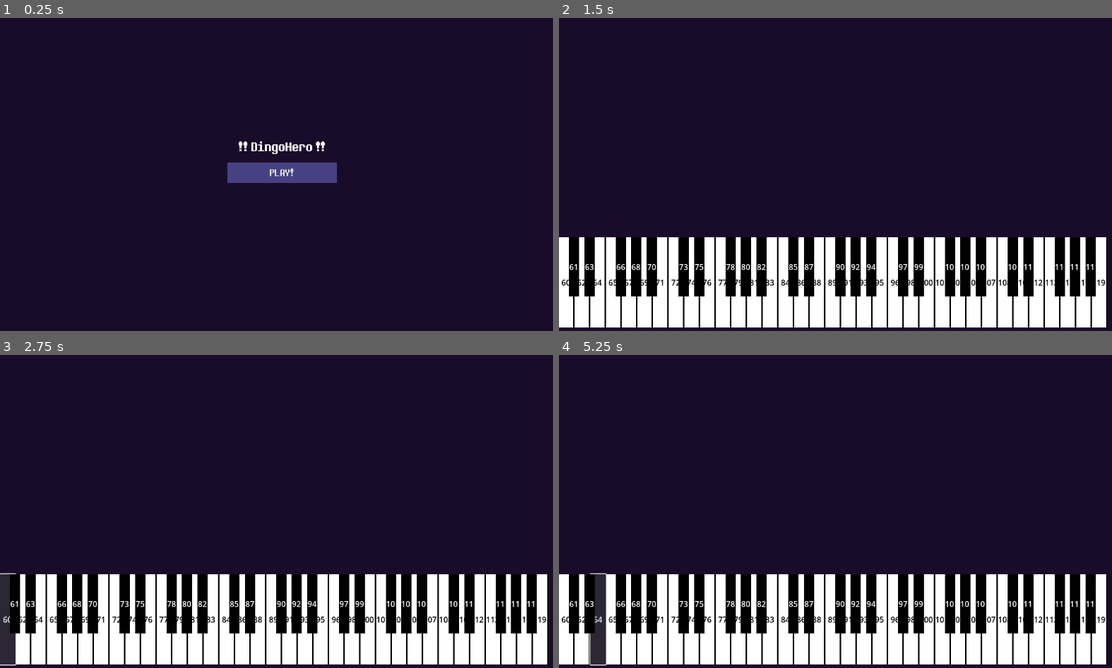
Above: before the commit, frames 1-4 (two rows, left to right).
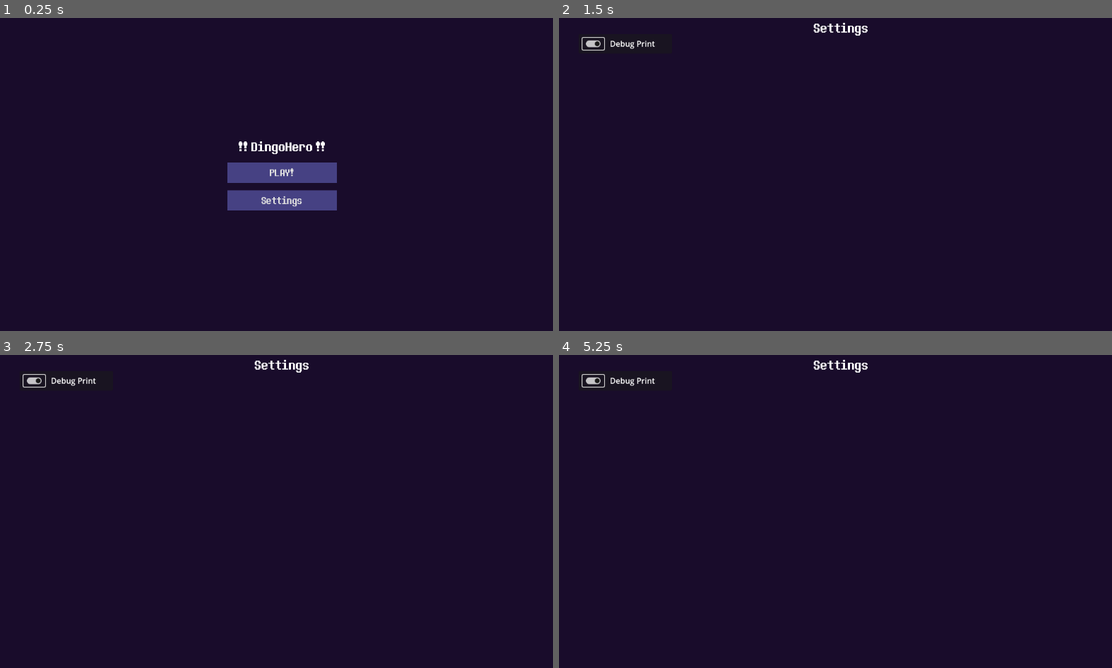
Above: after the commit, the same moments.

Repository: snoutibur/dingohero
Game: Godot game, scene res://scenes/main.tscn
Same seed, same stepped clock (60 frames per second), same inputs: the game is played once before the commit and once after it. Before the commit the project starts from res://main.tscn.
Inputs (mouse positions are in pixels of both pictures, inside the frame that each line leads up to):
- Up to frame 1 (0.25 s): no input
- Up to frame 2 (1.5 s): click "PLAY!" (after the commit: "Settings") at 0.5 s; click (592, 43) at 1.27 s
- Up to frame 3 (2.75 s): click (5, 617) at 2 s, where only the run before the commit has a clickable "60"
- Up to frame 4 (5.25 s): click (575, 602) at 2.75 s, where only the run before the commit has a clickable "61"; click (581, 617) at 3.5 s, where only the run before the commit has a clickable "62"; click (592, 602) at 4.25 s, where only the run before the commit has a clickable "63"; click (597, 617) at 5 s, where only the run before the commit has a clickable "64"

The runs differ from the first frame. In frame 1, 1.3% of the frame differs, in the area x 41-61%, y 54-62%; in frame 2, 29%; in frame 3, 29%; in frame 4, 29%, in the area x 0-100%, y 1-100%.
Error before the commit: Invalid call. Nonexistent function 'set_soundfont' in base 'Node'. (res://scripts/Game.gd:13)

Commit message:
Piano generation fixes
Ordered in octaves

Diff:
--- a/project.godot
+++ b/project.godot
@@ -11,7 +11,7 @@
 [application]
 
 config/name="DingoHero"
-run/main_scene="res://main.tscn"
+run/main_scene="res://scenes/main.tscn"
 config/features=PackedStringArray("4.4", "GL Compatibility")
 boot_splash/bg_color=Color(0, 0, 0, 1)
 config/icon="res://icon.svg"
@@ -20,6 +20,10 @@
 
 buses/default_bus_layout=""
 
+[autoload]
+
+Global="*res://scripts/Global.gd"
+
 [editor_plugins]
 
 enabled=PackedStringArray("res://addons/midi/plugin.cfg", "res://addons/midi_import/plugin.cfg")
--- a/scenes/Game.tscn
+++ b/scenes/Game.tscn
@@ -11,10 +11,24 @@
 [node name="BackingSong" type="AudioStreamPlayer2D" parent="."]
 position = Vector2(576, 320)
 stream = ExtResource("2_78awf")
+volume_db = 6.0
 max_distance = 32000.0
 attenuation = 1e-05
 max_polyphony = 12
 panning_strength = 0.0
+
+[node name="MidiPlayer" parent="." instance=ExtResource("4_78awf")]
+volume_db = -6.0
+
+[node name="Button" type="Button" parent="."]
+z_index = 3
+offset_left = 8.0
+offset_top = 8.0
+offset_right = 56.0
+offset_bottom = 48.0
+theme_type_variation = &"FlatButton"
+text = "[M]"
+clip_text = true
 
 [node name="Piano" parent="." instance=ExtResource("5_s0nni")]
 anchors_preset = 0
@@ -26,6 +40,4 @@
 grow_horizontal = 1
 grow_vertical = 1
 
-[node name="MidiPlayer" parent="." instance=ExtResource("4_78awf")]
-
 [connection signal="midi_event" from="MidiPlayer" to="." method="_on_midi_player_midi_event"]
--- a/scenes/Piano.tscn
+++ b/scenes/Piano.tscn
@@ -24,7 +24,6 @@
 script = ExtResource("1_uiv44")
 
 [node name="Octave" type="Control" parent="."]
-layout_mode = 3
 anchors_preset = 0
 offset_right = 224.0
 offset_bottom = 185.0
--- /dev/null
+++ b/scenes/Settings.tscn
@@ -0,0 +1,46 @@
+[gd_scene load_steps=2 format=3 uid="uid://c74i4lxd23qj7"]
+
+[ext_resource type="Theme" uid="uid://bawo4huylley5" path="res://assets/ui/theme.tres" id="1_rbmmp"]
+
+[node name="Settings" type="Control"]
+layout_mode = 3
+anchors_preset = 15
+anchor_right = 1.0
+anchor_bottom = 1.0
+grow_horizontal = 2
+grow_vertical = 2
+
+[node name="Title" type="Label" parent="."]
+clip_contents = true
+layout_mode = 1
+anchors_preset = 10
+anchor_right = 1.0
+offset_bottom = 56.0
+grow_horizontal = 2
+theme = ExtResource("1_rbmmp")
+theme_override_font_sizes/font_size = 32
+text = "Settings"
+horizontal_alignment = 1
+vertical_alignment = 1
+
+[node name="DebugPrint" type="Panel" parent="."]
+layout_mode = 0
+offset_left = 40.0
+offset_top = 40.0
+offset_right = 231.0
+offset_bottom = 80.0
+
+[node name="DebugPrintLbl" type="Label" parent="DebugPrint"]
+layout_mode = 0
+offset_left = 64.0
+offset_top = 8.0
+offset_right = 156.0
+offset_bottom = 31.0
+text = "Debug Print"
+
+[node name="DebugPrintToggle" type="CheckButton" parent="DebugPrint"]
+layout_mode = 0
+offset_left = 8.0
+offset_top = 8.0
+offset_right = 52.0
+offset_bottom = 32.0
--- a/main.tscn
+++ b/scenes/main.tscn
@@ -1,17 +1,24 @@
-[gd_scene load_steps=4 format=3 uid="uid://cbfsx4swcrilm"]
+[gd_scene load_steps=5 format=3 uid="uid://cbfsx4swcrilm"]
 
-[ext_resource type="Script" uid="uid://dj0iv2rvadbpk" path="res://Main.gd" id="1_0xm2m"]
-[ext_resource type="Theme" uid="uid://bawo4huylley5" path="res://assets/ui/theme.tres" id="1_ig7tw"]
+[ext_resource type="Script" uid="uid://dj0iv2rvadbpk" path="res://scripts/Main.gd" id="1_0wfyh"]
+[ext_resource type="Theme" uid="uid://bawo4huylley5" path="res://assets/ui/theme.tres" id="2_sugp2"]
 
 [sub_resource type="GDScript" id="GDScript_ig7tw"]
 script/source = "extends Button
-
-
 
 func _on_pressed() -> void:
 	get_tree().change_scene_to_file(\"res://scenes/Game.tscn\")
 "
 metadata/_edit_lock_ = true
+
+[sub_resource type="GDScript" id="GDScript_0wfyh"]
+resource_name = "Settings"
+script/source = "extends Button
+
+
+func _on_pressed() -> void:
+		get_tree().change_scene_to_file(\"res://scenes/Settings.tscn\")
+"
 
 [node name="Node2D" type="Control"]
 layout_mode = 3
@@ -20,7 +27,7 @@
 anchor_bottom = 1.0
 grow_horizontal = 2
 grow_vertical = 2
-script = ExtResource("1_0xm2m")
+script = ExtResource("1_0wfyh")
 metadata/_edit_lock_ = true
 
 [node name="Label" type="Label" parent="."]
@@ -54,8 +61,19 @@
 offset_bottom = 21.0
 grow_horizontal = 2
 grow_vertical = 2
-theme = ExtResource("1_ig7tw")
+theme = ExtResource("2_sugp2")
 text = "PLAY!"
 script = SubResource("GDScript_ig7tw")
 
+[node name="Button" type="Button" parent="."]
+layout_mode = 0
+offset_left = 464.0
+offset_top = 360.0
+offset_right = 688.0
+offset_bottom = 401.0
+theme = ExtResource("2_sugp2")
+text = "Settings"
+script = SubResource("GDScript_0wfyh")
+
 [connection signal="pressed" from="Play" to="Play" method="_on_pressed"]
+[connection signal="pressed" from="Button" to="Button" method="_on_pressed"]
--- a/scenes/note.tscn
+++ b/scenes/note.tscn
@@ -1,3 +1,7 @@
 [gd_scene format=3 uid="uid://bfu0cgklatobf"]
 
 [node name="Note" type="Node2D"]
+
+[node name="ColorRect" type="ColorRect" parent="."]
+offset_right = 24.0
+offset_bottom = 112.0
--- a/scripts/Game.gd
+++ b/scripts/Game.gd
@@ -1,7 +1,4 @@
 extends Node2D
-
-const Utility = preload( "res://addons/midi/Utility.gd" )
-const SMF = preload( "res://addons/midi/SMF.gd" )
 
 # Audio player for the backing track, responsible for playing the song
 @onready var audio_player = $BackingSong
@@ -19,47 +16,52 @@
 
 	spawnNote(60)
 
-# Calculates where the note should be
-func noteXpos(note:int) -> float:
-	var key_width = 20
-	var startX = 100
-	return startX + (note-21) * key_width
-
-# Spawns in notes
-func spawnNote(note:int) -> void:
-	var noteSprite = Sprite2D.new() # better to spawn instances of a note scene.
-	noteSprite.texture = preload("res://assets/uFurry.png")
-	noteSprite.position = Vector2(noteXpos(note), 0)
-	add_child(noteSprite)
-	# make notesprite fall
-
-
-func _on_midi_player_midi_event( channel, event ):
-	# channel is same as $GodotMidiPlayer.channel_status[track_id]
-	# event is event parameter. see SMF.gd and MidiPlayer.gd
-	# 	-> more information at "MIDIEvent" at https://bitbucket.org/arlez80/godot-midi-player/wiki/struct/SMF
+# MIDI EVENT!
+func _on_midi_player_midi_event(channel, event):
+	# Spawn notes
+	match event.type:
+		SMF.MIDIEventType.note_on:
+			print(event.note)
 
 	# Output event data to stdout
-	var event_string = ""
-	match event.type:
-		SMF.MIDIEventType.note_off:
-			event_string = "NoteOff %d" % event.note
-		SMF.MIDIEventType.note_on:
-			event_string = "NoteOn note[%d] velocity[%d]" % [ event.note, event.velocity ]
-		SMF.MIDIEventType.polyphonic_key_pressure:
-			event_string = "PolyphonicKeyPressure note[%d] value[%d]" % [ event.note, event.value ]
-		SMF.MIDIEventType.control_change:
-			event_string = "ControlChange number[%d] value[%d]" % [ event.number, event.value ]
-		SMF.MIDIEventType.program_change:
-			event_string = "ProgramChange #%d" % event.number
-		SMF.MIDIEventType.pitch_bend:
-			event_string = "PitchBend %d -> %f" % [ event.value, ( event.value / 8192.0 ) - 1.0 ]
-		SMF.MIDIEventType.channel_pressure:
-			event_string = "ChannelPressure %d" % event.value
-		SMF.MIDIEventType.system_event:
-			event_string = "SystemEvent %d" % event.args.type
+	if(Global.debug_print):
+		var event_string = ""
+		match event.type:
+			SMF.MIDIEventType.note_off:
+				event_string = "NoteOff %d" % event.note
+			SMF.MIDIEventType.note_on:
+				event_string = "NoteOn note[%d] velocity[%d]" % [ event.note, event.velocity ]
+			SMF.MIDIEventType.polyphonic_key_pressure:
+				event_string = "PolyphonicKeyPressure note[%d] value[%d]" % [ event.note, event.value ]
+			SMF.MIDIEventType.control_change:
+				event_string = "ControlChange number[%d] value[%d]" % [ event.number, event.value ]
+			SMF.MIDIEventType.program_change:
+				event_string = "ProgramChange #%d" % event.number
+			SMF.MIDIEventType.pitch_bend:
+				event_string = "PitchBend %d -> %f" % [ event.value, ( event.value / 8192.0 ) - 1.0 ]
+			SMF.MIDIEventType.channel_pressure:
+				event_string = "ChannelPressure %d" % event.value
+			SMF.MIDIEventType.system_event:
+				event_string = "SystemEvent %d" % event.args.type
 
-	print( channel, event, "channel:%d event-type:%s" % [
-	channel.number,
-	event_string,
-	])
+		print( channel, event, "channel:%d event-type:%s" % [
+		channel.number,
+		event_string,
+		])
+
+## SPAWNING NOTES ##
+func spawnNote(note:int) -> void:
+	# Load the note scene
+	var note_scene = preload("res://scenes/note.tscn")
+	var note_instance = note_scene.instantiate()
+
+	# Find the key
+	var target_key_path:String = "Piano/Oct" + str(Global.octaveOf(note)) + "/Key" + str(note)
+	var key: Node = get_node(target_key_path)
+
+	# Put the note where it's supposed to go
+	if key:
+		note_instance.position.x = 90
+		note_instance.position.y = 90
+	else:
+		push_error("Failed to get key.")
--- /dev/null
+++ b/scripts/Global.gd
@@ -0,0 +1,8 @@
+extends Node
+
+var debug_print : bool = false
+
+func octaveOf(midiNote:int) -> int:
+	midiNote-=12
+	midiNote/=12
+	return midiNote
--- a/scripts/Piano.gd
+++ b/scripts/Piano.gd
@@ -1,15 +1,15 @@
 extends Control
 
+var curNote:int = 36
 @onready var octave_template = $Octave
-
-var num_octaves = 5
-var curNote = 60
 
 func generate_keys(octaves: int):
 	print("Generating " + str(octaves) + " octaves using template: " + str(octave_template))
+
 	for i in range(octaves):
 		# Add the octaves
 		var new_octave = octave_template.duplicate()
+		new_octave.name = "Oct" + str(Global.octaveOf(curNote))
 		new_octave.position.x = i * octave_template.get_rect().size.x
 		add_child(new_octave)
 
@@ -27,8 +27,22 @@
 
 	print("Octave generation complete")
 
+
+func highlightKey(note: int) -> void: #TODO: Select and highlight the right key
+	print("Highlighting note: " + str(note))
+
+	# Select note
+	var keyName:String = "Octave/$Key" + str(note)
+	var target: Node  = get_node(keyName)
+
+	if target:
+		target.modulate = Color(1,0,0)
+	else:
+		print("Note not found!")
+
+
 func _ready():
 	if octave_template == null:
 		print("Octave template no exist!")
 	else:
-		generate_keys(num_octaves)
+		generate_keys(5)
Not shown: 1 places in scenes/main.tscn that only renumber resources
Not shown, added: scripts/Global.gd.uid
Renamed: Main.gd -> scripts/Main.gd
Renamed: Main.gd.uid -> scripts/Main.gd.uid
